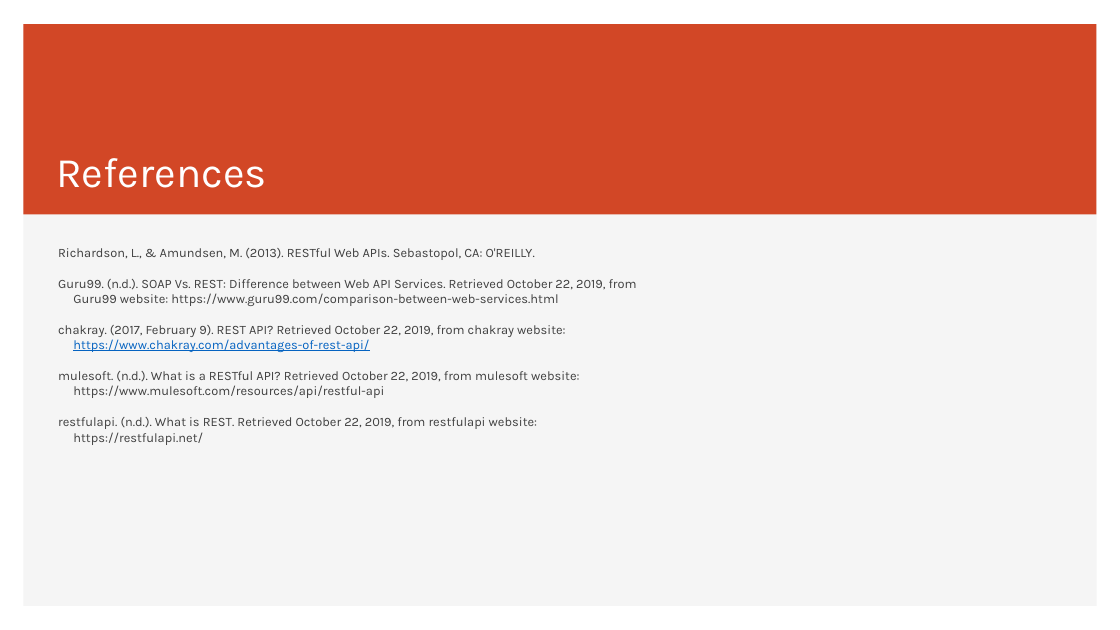
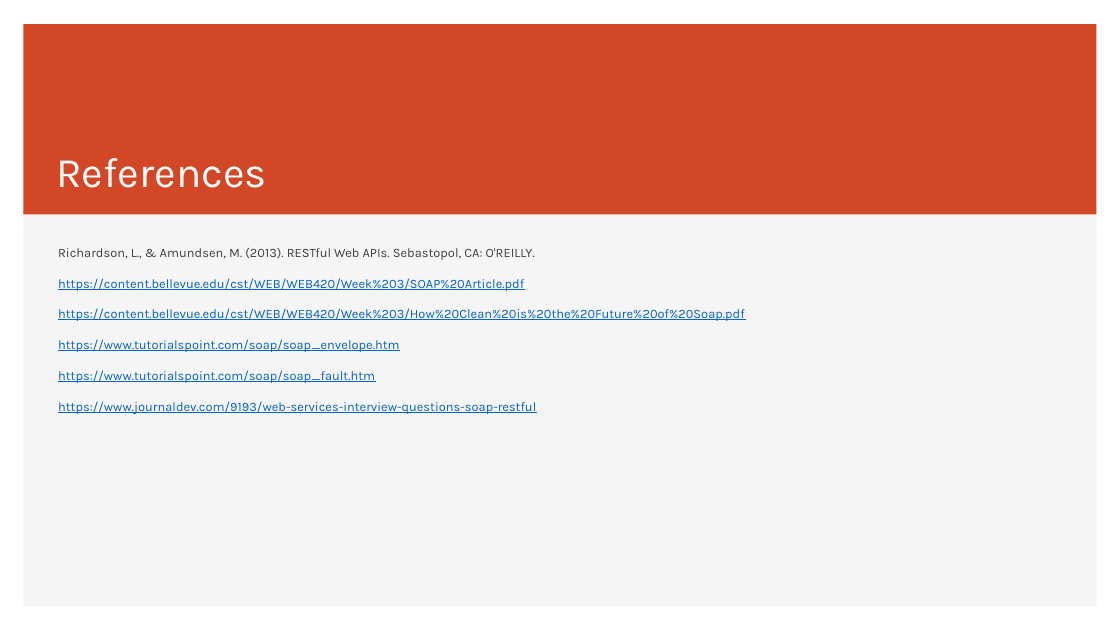
Before and after one commit to erniephillips/erniephillips.github.io, a slide deck: slide 10 of restful-api-presentations/phillips-presentation-week-3.pptx. Drawn at 1120x630 pixels with LibreOffice and Linux fonts; fonts in the diff are those of the drawing. Boxes give left, top, right and bottom in pixels: in the first picture for what was removed or moved away, otherwise in the second. Text is boxed around its words. In the diff, an @@ line names an element or a change of style, - is before the commit and + after.

```diff
--- a/restful-api-presentations/phillips-presentation-week-3.pptx
+++ b/restful-api-presentations/phillips-presentation-week-3.pptx
@@ text at (x1=58, y1=278, x2=745, y2=414): text changed; text colour #404040 to #0563C1 @@
-Guru99. (n.d.). SOAP Vs. REST: Difference between Web API Services. Retrieved October 22, 2019, from
-Guru99 website: https://www.guru99.com/comparison-between-web-services.html
-chakray. (2017, February 9). REST API? Retrieved October 22, 2019, from chakray website:
-https://www.chakray.com/advantages-of-rest-api/
-mulesoft. (n.d.). What is a RESTful API? Retrieved October 22, 2019, from mulesoft website:
-https://www.mulesoft.com/resources/api/restful-api
-restfulapi. (n.d.). What is REST. Retrieved October 22, 2019, from restfulapi website:
-https://restfulapi.net/
+https://content.bellevue.edu/cst/WEB/WEB420/Week%203/SOAP%20Article.pdf
+https://content.bellevue.edu/cst/WEB/WEB420/Week%203/How%20Clean%20is%20the%20Future%20of%20Soap.pdf
+https://www.tutorialspoint.com/soap/soap_envelope.htm
+https://www.tutorialspoint.com/soap/soap_fault.htm
+https://www.journaldev.com/9193/web-services-interview-questions-soap-restful
```
Also in this commit, not shown: 5 other slides changed, 3 slides added, 3 slides removed.
